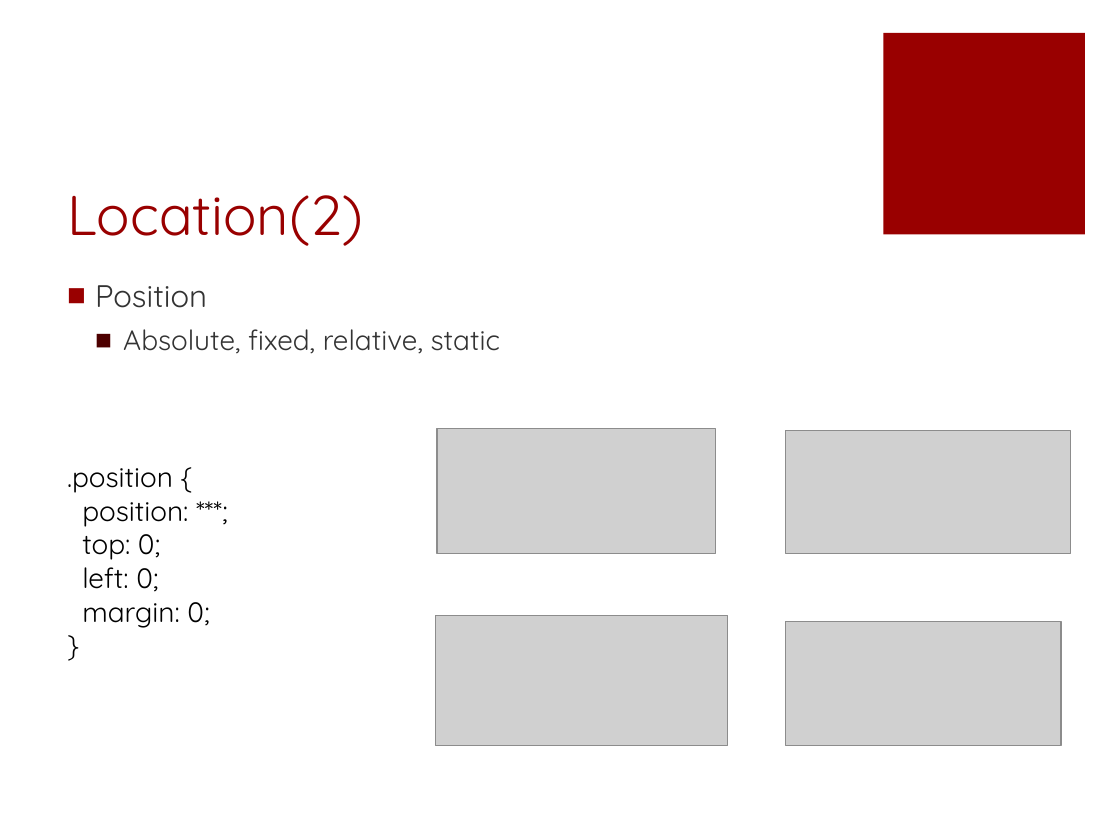
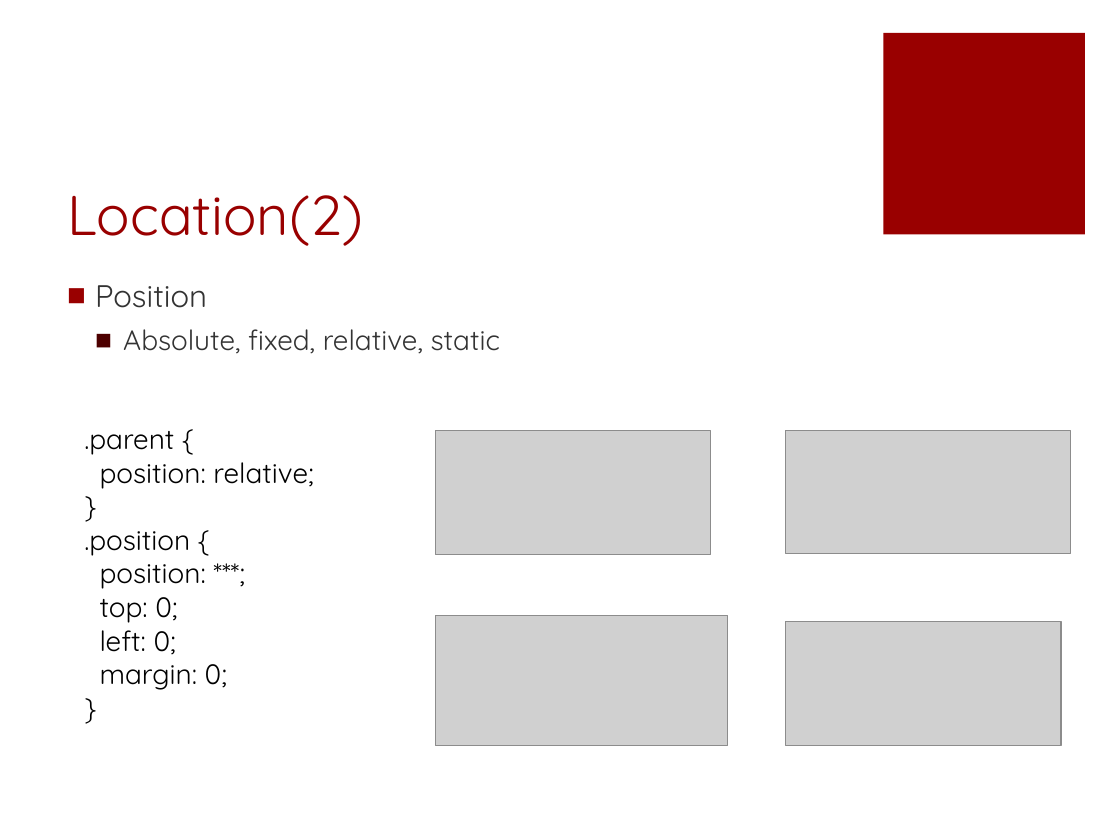
Before and after one commit to fuying/frondendtraining, a slide deck: slide 15 of CSS/CSS.pptx. Drawn at 1120x840 pixels with LibreOffice and Linux fonts; fonts in the diff are those of the drawing; grey boxes stand for pictures. Boxes give left, top, right and bottom in pixels: in the first picture for what was removed or moved away, otherwise in the second. Text is boxed around its words. In the diff, an @@ line names an element or a change of style, - is before the commit and + after.

Commit message:
modify the ppt

```diff
--- a/CSS/CSS.pptx
+++ b/CSS/CSS.pptx
@@ text ".parent {": place and size @@
-text ".parent {" at [67, 468, 209, 628]
+text ".parent {" at [84, 431, 313, 690]
@@ text at [84, 431, 313, 489]: paragraphs added @@
+.parent {
+position: relative;
+}
@@ picture: place and size @@
-picture at [437, 429, 716, 553]
+picture at [436, 430, 711, 554]
```
Also in this commit, not shown: 2 other slides changed.
